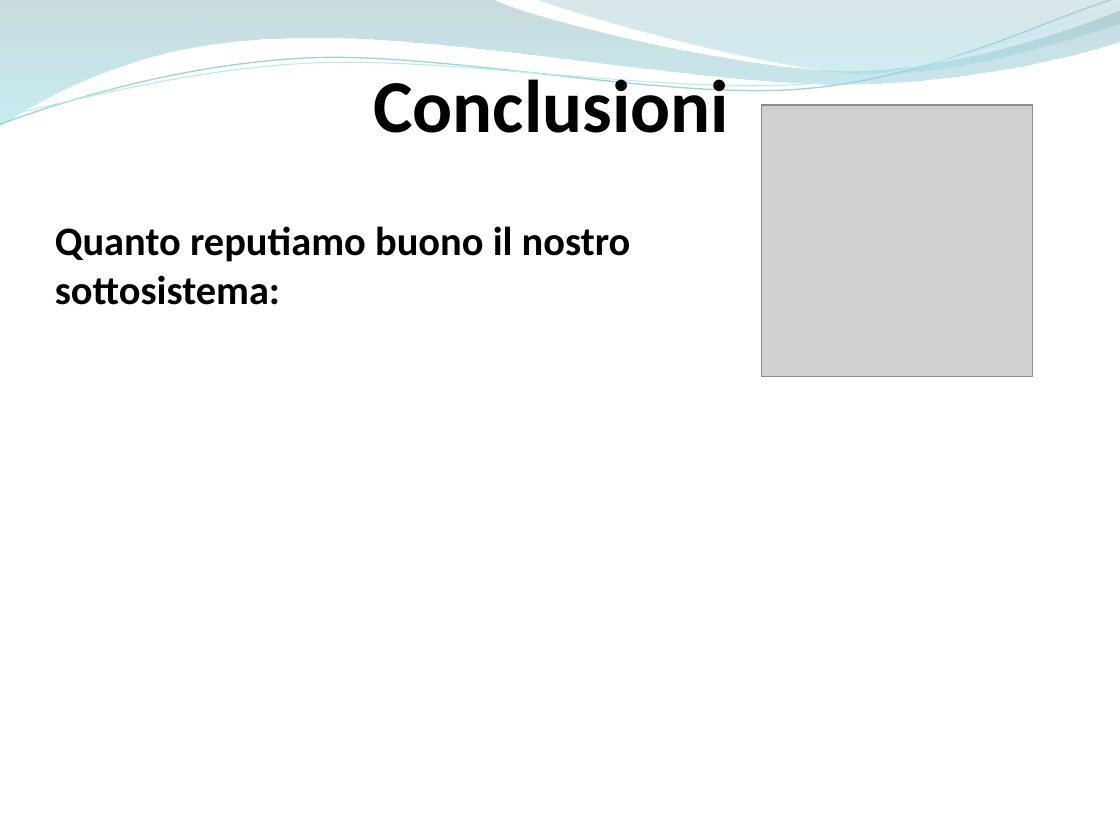
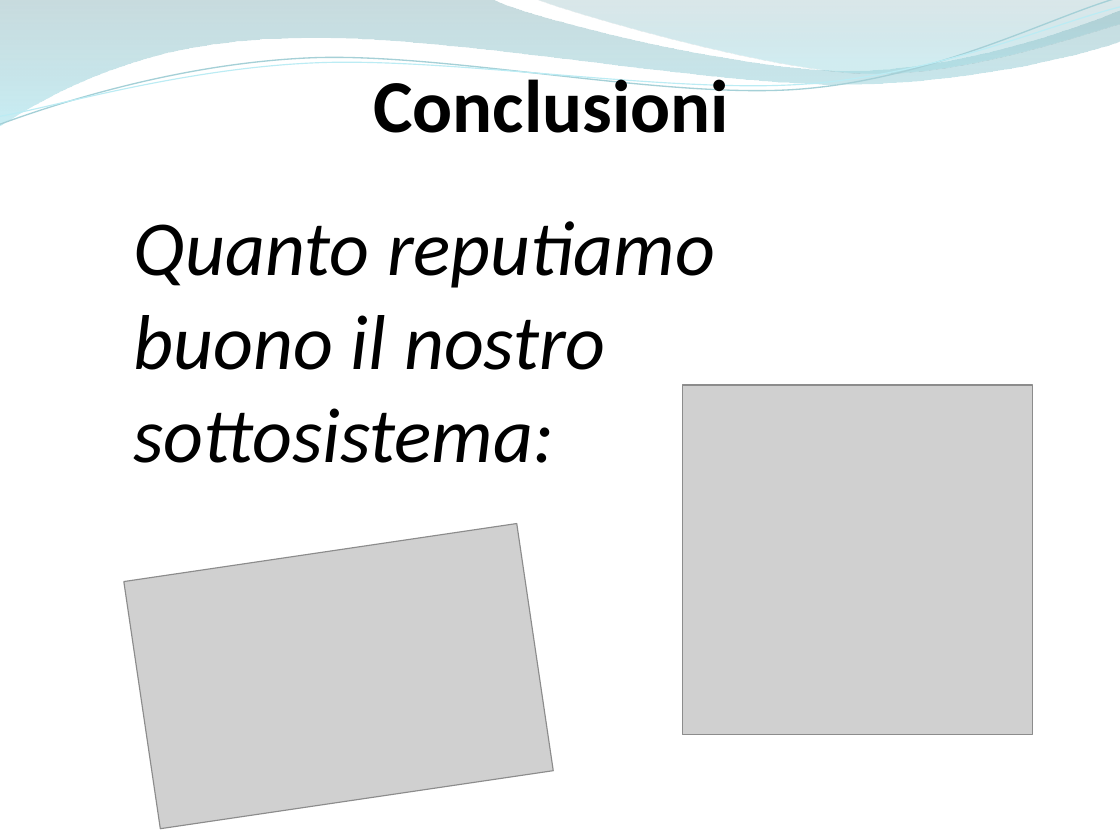
Before and after one commit to ammirate/at-silo, a slide deck: slide 42 of Presentazione/Atsilo3/Atsilo_H_PresentazioneFinale.pptx. Drawn at 1120x840 pixels with LibreOffice and Linux fonts; fonts in the diff are those of the drawing; grey boxes stand for pictures. Boxes give left, top, right and bottom in pixels: in the first picture for what was removed or moved away, otherwise in the second. Text is boxed around its words. In the diff, an @@ line names an element or a change of style, - is before the commit and + after.

```diff
--- a/Presentazione/Atsilo3/Atsilo_H_PresentazioneFinale.pptx
+++ b/Presentazione/Atsilo3/Atsilo_H_PresentazioneFinale.pptx
@@ text "Quanto reputiamo buono il nostro ...": place and size @@
-text "Quanto reputiamo buono il nostro ..." at (55,226,631,305)
+text "Quanto reputiamo buono il nostro ..." at (134,221,715,463)
@@ text "Quanto reputiamo buono il nostro ..." at (134,221,715,463): size 26 to 50 pt, bold off, italic on @@
@@ picture: place and size @@
-picture at (762,105,1033,376)
+picture at (682,385,1033,736)
@@ picture added at (124,523,554,829) @@
```
Also in this commit, not shown: 6 other slides changed.
